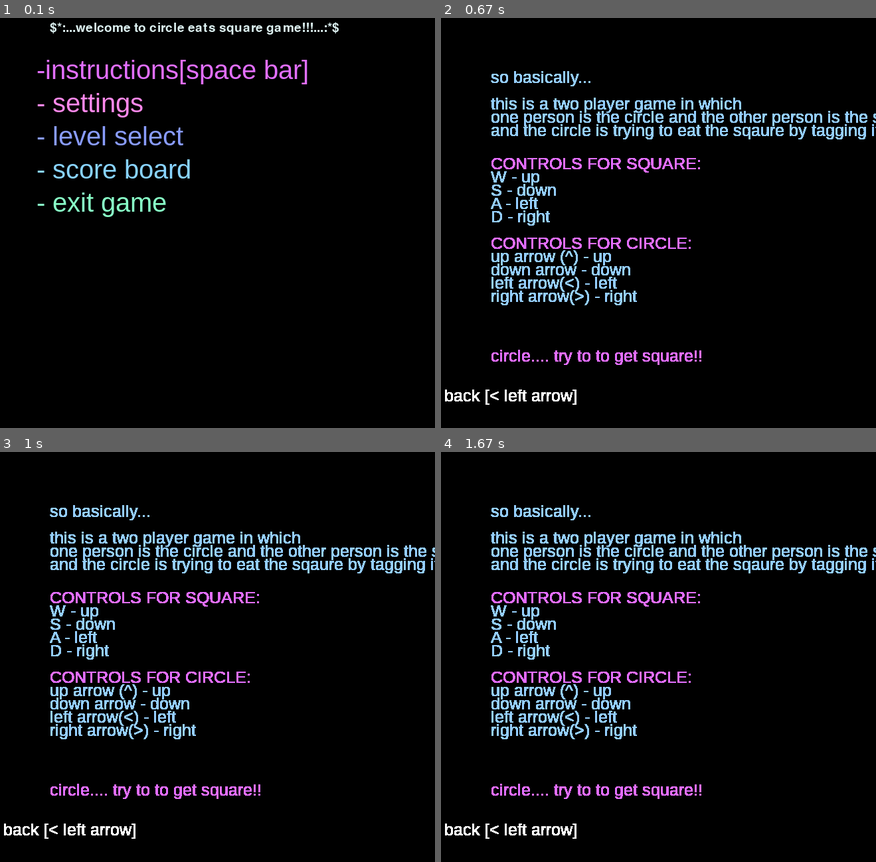
Above: before the commit, frames 1-4 (two rows, left to right).
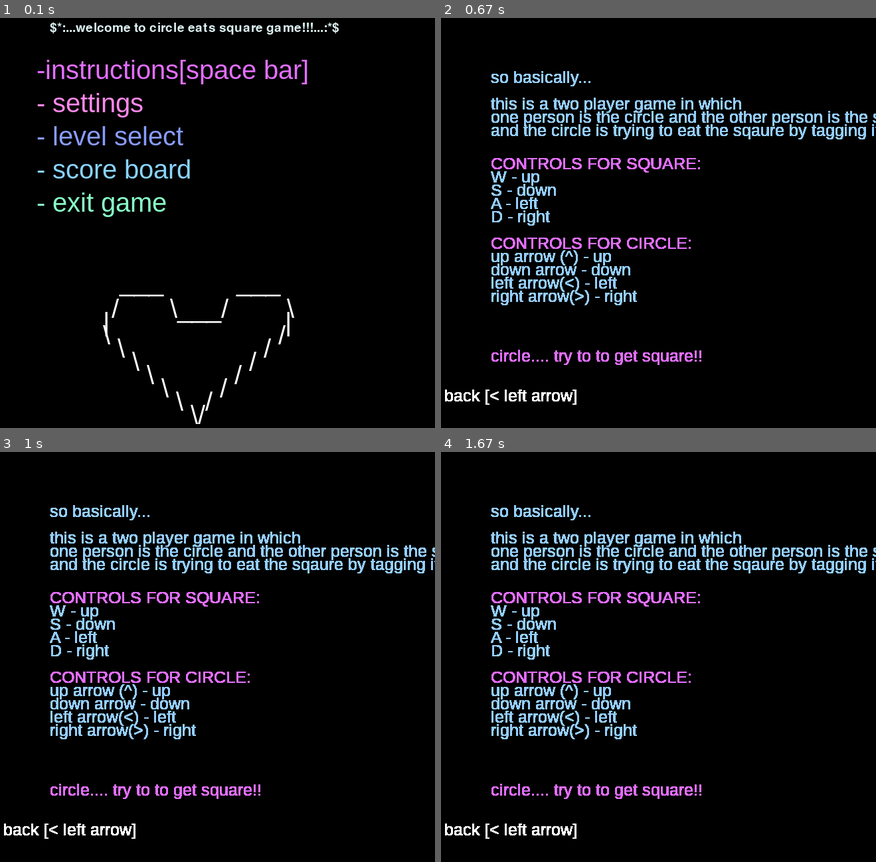
Above: after the commit, the same moments.

Repository: michelleakins/blocke_gamedesign
Game: pygame game, started from circleeatsquare.py
The game is run twice, just before and just after one commit, with the same random seed, the same clock (stepped at 60 frames per second) and the same inputs.
Inputs:
- Up to frame 1 (0.1 s): no input
- Up to frame 2 (0.67 s): tap Space at 0.33 s
- Up to frame 3 (1 s): no input
- Up to frame 4 (1.67 s): no input

The runs differ from the first frame. In frame 1, 0.7% of the frame differs, in the area x 23-68%, y 67-100%; in frame 2, nothing differs; in frame 3, nothing differs; in frame 4, nothing differs.

Commit message:
finsihed instructions

Diff:
--- a/circleeatsquare.py
+++ b/circleeatsquare.py
@@ -123,7 +123,6 @@
         screen.blit(text,(120,50))
         menu = MENU_FNT.render("-instructions[space bar]", 1, (227,111,255))
         screen.blit(menu, (100,100))
-
         menu = MENU_FNT.render("- settings", 1, (255,137,236))
         screen.blit(menu, (100,150))
         menu = MENU_FNT.render("- level select", 1, (137,156,255))
@@ -132,7 +131,30 @@
         screen.blit(menu, (100,250))
         menu = MENU_FNT.render("- exit game", 1, (137,255,200))
         screen.blit(menu, (100,300))
+
+        menu = MENU_FNT.render("   ___          ___", 1, (255,255,255))
+        screen.blit(menu, (192,420))
+        menu = MENU_FNT.render("   /       \___/        \ ", 1, (255,255,255))
+        screen.blit(menu, (180,460))
+        menu = MENU_FNT.render("|                        |", 1, (255,255,255))
+        screen.blit(menu, (200,480))
+        menu = MENU_FNT.render("\                       /", 1, (255,255,255))
+        screen.blit(menu, (200,500))
+        menu = MENU_FNT.render("  \                   /", 1, (255,255,255))
+        screen.blit(menu, (200,520))
+        menu = MENU_FNT.render("    \               /", 1, (255,255,255))
+        screen.blit(menu, (200,540))
+        menu = MENU_FNT.render("      \           /", 1, (255,255,255))
+        screen.blit(menu, (200,560))
+        menu = MENU_FNT.render("        \       /", 1, (255,255,255))
+        screen.blit(menu, (200,580))
+        menu = MENU_FNT.render("          \   /", 1, (255,255,255))
+        screen.blit(menu, (200,600))
+        menu = MENU_FNT.render("            \/", 1, (255,255,255))
+        screen.blit(menu, (200,620))
+
         pygame.display.update()
+
         pygame.time.delay(10)
 
 
